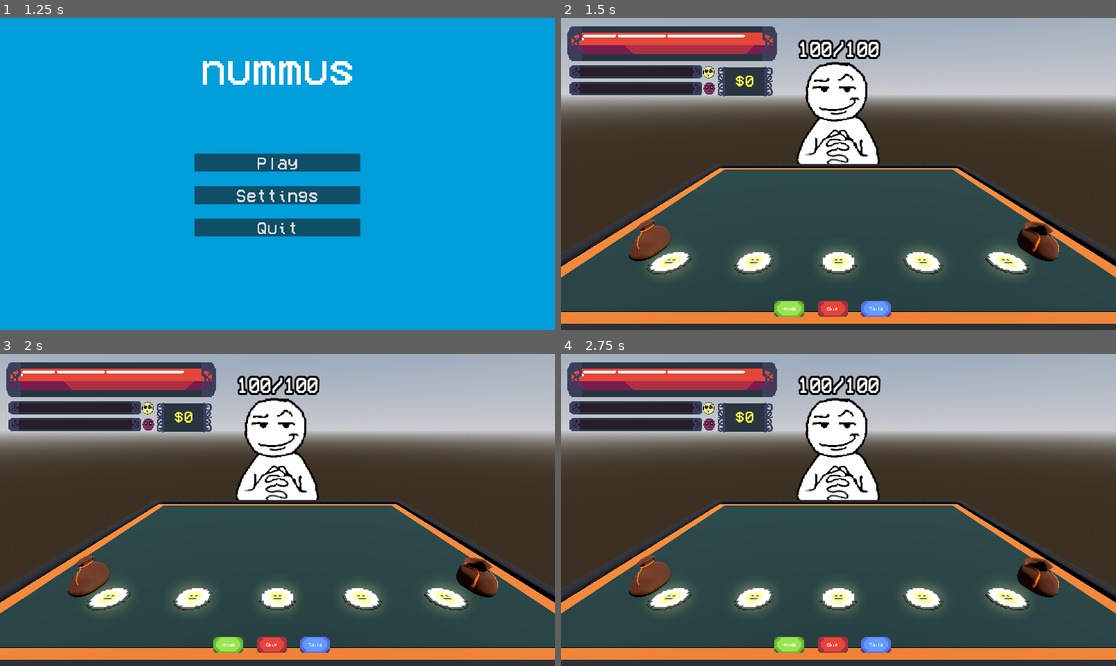
Above: before the commit, frames 1-4 (two rows, left to right).
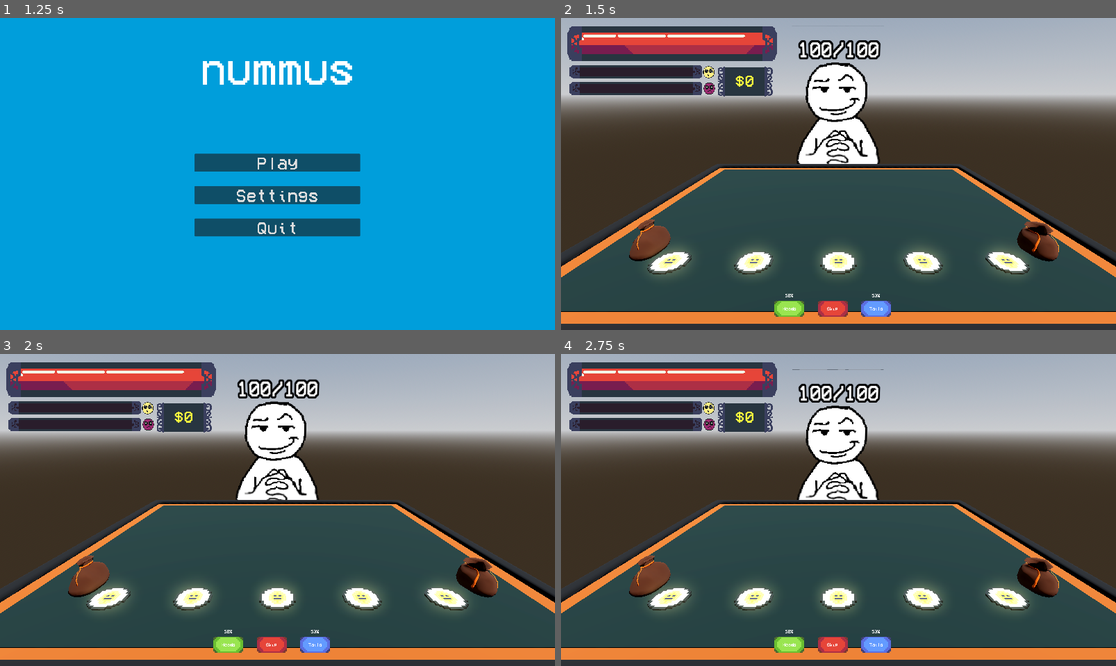
Above: after the commit, the same moments.

Repository: nianjindev/nummus
Game: Godot game, scene res://gui/splash_screen/splash_screen_manager.tscn
Two runs of this game, one before a commit and one after it. Both use one fixed random seed, a clock stepped at 60 frames per second and the inputs below. The engine's default icon, where the game draws it, is replaced by a stand-in: a white triangle on a blue panel in a dark square.
Inputs (mouse positions are in pixels of both pictures, inside the frame that each line leads up to):
- Up to frame 1 (1.25 s): tap Enter at 0.5 s; move the mouse to (399, 158) at 0.52 s; click (399, 158) at 0.67 s; tap Space at 0.77 s
- Up to frame 2 (1.5 s): click "Play" at 1.25 s
- Up to frame 3 (2 s): no input
- Up to frame 4 (2.75 s): click "Skip" at 2 s

Frame 1 is identical in both runs. In frame 2, 0.7% of the frame differs, in the area x 40-58%, y 6-90%; in frame 3, 2.2%; in frame 4, 2.7%, in the area x 40-59%, y 4-90%.

Commit message:
added coin percent ui

Diff:
--- a/nummus-game/autoload/globals.gd
+++ b/nummus-game/autoload/globals.gd
@@ -45,6 +45,8 @@
 	head_weight = 0.5
 	tail_weight = 0.5
 
+	Signalbus.update_side_percent_ui.emit(head_weight, tail_weight)
+
 func can_afford(price: int) -> bool:
 	if price <= money:
 		return true
--- a/nummus-game/autoload/signalbus.gd
+++ b/nummus-game/autoload/signalbus.gd
@@ -31,6 +31,7 @@
 @warning_ignore("unused_signal")
 signal toggle_bar_ui(show: bool)
 signal toggle_level_completed_ui(show: bool)
+signal update_side_percent_ui(heads: float, tails: float)
 
 ######## VFX ########
 signal enemy_hurt_visuals()
--- a/nummus-game/base_objects/coin_base.gd
+++ b/nummus-game/base_objects/coin_base.gd
@@ -28,6 +28,8 @@
 
 func _ready():
 	# flip signal
+	set_weights()
+
 	if current_state == null:
 		current_state = Constants.display_type.SHOP
 	Signalbus.coin_flipped.connect(flip)
@@ -117,6 +119,7 @@
 func set_weights():
 	weights.set(sides.find(Sides.HEADS), Globals.head_weight)
 	weights.set(sides.find(Sides.TAILS), Globals.tail_weight)
+	Signalbus.update_side_percent_ui.emit(weights[Sides.HEADS], weights[Sides.TAILS])
 
 func flip(state: int):
 	if state == Sides.SKIP:
--- a/nummus-game/base_objects/enemy.gd
+++ b/nummus-game/base_objects/enemy.gd
@@ -37,8 +37,6 @@
 	animated_sprite.play("neutral")
 	animation_player.speed_scale = 1
 
-
-
 func play_death_animation():
 	Signalbus.enemy_hurt_visuals.emit()
 	animated_sprite.play("very_hurt")
@@ -46,7 +44,7 @@
 	Signalbus.toggle_coin_flip_ui.emit(false)
 	animation_player.speed_scale = 0
 
-	await get_tree().create_timer(death_length).timeout
+	await get_tree().create_timer(3).timeout
 
 	Signalbus.current_enemy_defeated.emit()
 
--- a/nummus-game/base_objects/enemy.tscn
+++ b/nummus-game/base_objects/enemy.tscn
@@ -58,6 +58,7 @@
 libraries = {
 &"": SubResource("AnimationLibrary_orwns")
 }
+autoplay = "idle"
 
 [node name="EnemySprite" type="AnimatedSprite3D" parent="."]
 
--- a/nummus-game/gui/game_ui.gd
+++ b/nummus-game/gui/game_ui.gd
@@ -4,7 +4,8 @@
 @onready var level_text: RichTextLabel = $LevelSplash/LevelText
 @onready var level_splash: ColorRect = $LevelSplash
 @onready var splash_fade: AnimationPlayer = $LevelSplash/SplashFade
-
+@onready var heads_percent: RichTextLabel = $CoinFlipButtons/Heads/HeadsPercent
+@onready var tails_percent: RichTextLabel = $CoinFlipButtons/Tails/TailsPercent
 
 func _ready():
 	level_check()
@@ -13,6 +14,7 @@
 	Signalbus.toggle_game_ui.connect(toggle_all)
 	Signalbus.toggle_coin_flip_ui.connect(_on_coin_flip_ui_toggled)
 	Signalbus.toggle_level_completed_ui.connect(_on_level_completed_toggled)
+	Signalbus.update_side_percent_ui.connect(_on_side_percent_updated)
 
 	LevelManager.enter_level.connect(commence_level)
 
@@ -43,10 +45,8 @@
 func _on_heads_pressed() -> void:
 	Signalbus.coin_flipped.emit(Sides.HEADS)
 
-
 func _on_tails_pressed() -> void:
 	Signalbus.coin_flipped.emit(Sides.TAILS)
-
 
 func _on_skip_pressed() -> void:
 	Signalbus.coin_flipped.emit(Sides.SKIP)
@@ -57,3 +57,7 @@
 
 func _on_next_stage_pressed() -> void:
 	LevelManager.next_stage()
+
+func _on_side_percent_updated(heads: float, tails: float) -> void:
+	heads_percent.text = str(int(round(heads * 100))) + "%"
+	tails_percent.text = str(int(round(tails * 100))) + "%"
--- a/nummus-game/gui/game_ui.tscn
+++ b/nummus-game/gui/game_ui.tscn
@@ -7,6 +7,21 @@
 
 [sub_resource type="StyleBoxFlat" id="StyleBoxFlat_vdk76"]
 bg_color = Color(0.13433978, 0.34444046, 0.44050446, 1)
+
+[sub_resource type="Animation" id="Animation_24vp8"]
+length = 0.001
+tracks/0/type = "value"
+tracks/0/imported = false
+tracks/0/enabled = true
+tracks/0/path = NodePath(".:modulate")
+tracks/0/interp = 1
+tracks/0/loop_wrap = true
+tracks/0/keys = {
+"times": PackedFloat32Array(0),
+"transitions": PackedFloat32Array(1),
+"update": 0,
+"values": [Color(1, 1, 1, 1)]
+}
 
 [sub_resource type="Animation" id="Animation_hojdg"]
 resource_name = "fade_out"
@@ -24,21 +39,6 @@
 "values": [Color(1, 1, 1, 1), Color(1, 1, 1, 1), Color(1, 1, 1, 0)]
 }
 
-[sub_resource type="Animation" id="Animation_24vp8"]
-length = 0.001
-tracks/0/type = "value"
-tracks/0/imported = false
-tracks/0/enabled = true
-tracks/0/path = NodePath(".:modulate")
-tracks/0/interp = 1
-tracks/0/loop_wrap = true
-tracks/0/keys = {
-"times": PackedFloat32Array(0),
-"transitions": PackedFloat32Array(1),
-"update": 0,
-"values": [Color(1, 1, 1, 1)]
-}
-
 [sub_resource type="AnimationLibrary" id="AnimationLibrary_ubwhq"]
 _data = {
 &"RESET": SubResource("Animation_24vp8"),
@@ -92,6 +92,22 @@
 grow_vertical = 2
 text = "Heads"
 
+[node name="HeadsPercent" type="RichTextLabel" parent="CoinFlipButtons/Heads"]
+layout_mode = 1
+anchors_preset = 8
+anchor_left = 0.5
+anchor_top = 0.5
+anchor_right = 0.5
+anchor_bottom = 0.5
+offset_left = -20.0
+offset_top = -53.0
+offset_right = 20.0
+offset_bottom = -37.0
+grow_horizontal = 2
+grow_vertical = 2
+text = "%"
+horizontal_alignment = 1
+
 [node name="Tails" type="TextureButton" parent="CoinFlipButtons"]
 layout_mode = 1
 anchors_preset = 7
@@ -123,6 +139,22 @@
 grow_horizontal = 2
 grow_vertical = 2
 text = "Tails"
+
+[node name="TailsPercent" type="RichTextLabel" parent="CoinFlipButtons/Tails"]
+layout_mode = 1
+anchors_preset = 8
+anchor_left = 0.5
+anchor_top = 0.5
+anchor_right = 0.5
+anchor_bottom = 0.5
+offset_left = -20.0
+offset_top = -53.0
+offset_right = 20.0
+offset_bottom = -37.0
+grow_horizontal = 2
+grow_vertical = 2
+text = "%"
+horizontal_alignment = 1
 
 [node name="Skip" type="TextureButton" parent="CoinFlipButtons"]
 layout_mode = 1
@@ -226,6 +258,7 @@
 icon_alignment = 2
 
 [node name="LevelSplash" type="ColorRect" parent="."]
+visible = false
 z_index = 1
 layout_mode = 1
 anchors_preset = 15
